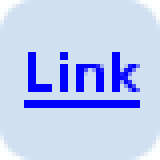
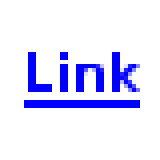
Layered file, before and after one edit (w=160, h=160). Changes by layer:
removed layer "Background" over (x1=0, y1=0, x2=160, y2=160)
